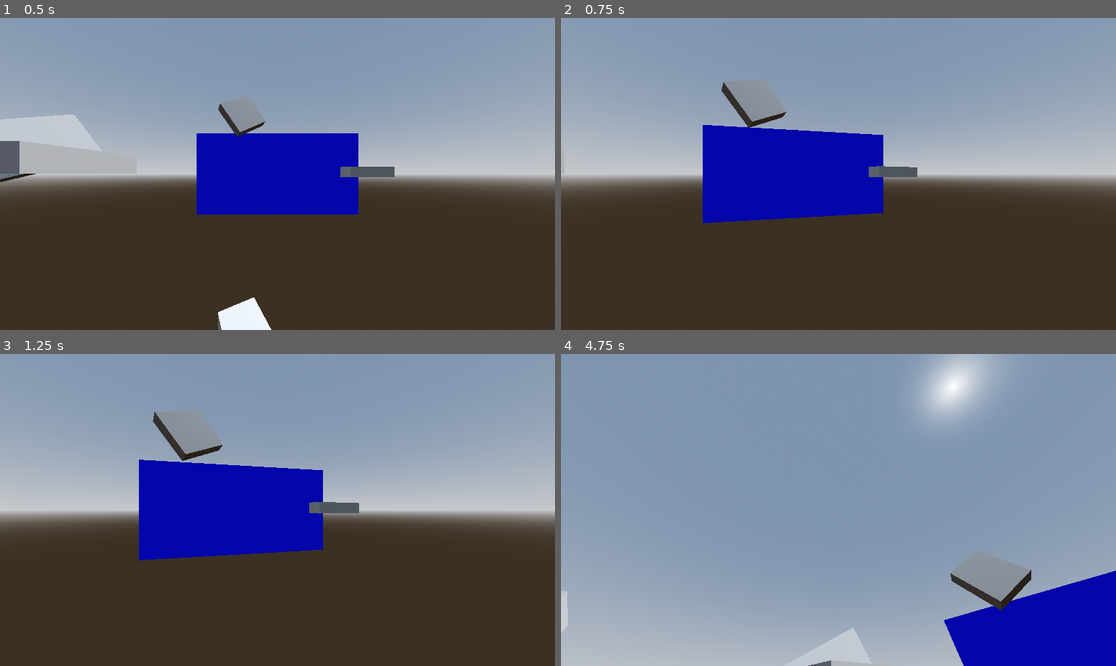
Above: before the commit, frames 1-4 (two rows, left to right).
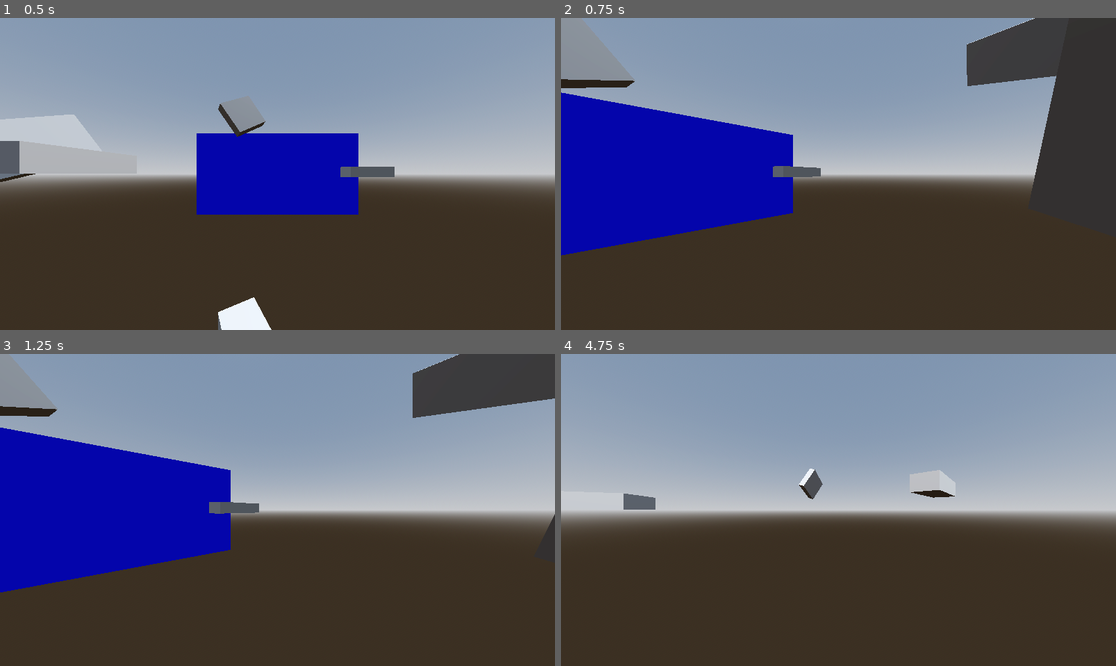
Above: after the commit, the same moments.

Repository: RyujinDraknir/GGJ-2024
Game: Godot game, scene res://scenes/main.tscn
Two runs of this game, one before a commit and one after it. Both use one fixed random seed, a clock stepped at 60 frames per second and the inputs below.
Inputs:
- Up to frame 1 (0.5 s): no input
- Up to frame 2 (0.75 s): tap Enter at 0.5 s; hold D (right) from 0.53 s (still down); tap E (zoom) at 0.6 s
- Up to frame 3 (1.25 s): keep holding D (right)
- Up to frame 4 (4.75 s): release D (right) at 1.28 s; hold S (down) 1.28-2.03 s; tap E (zoom) every 0.75 s from 1.35 to 4.35 s; hold D (right) 2.03-2.78 s; hold W (up) 2.78-3.53 s; hold A (left) from 3.53 s (still down)

Frame 1 is identical in both runs. In frame 2, 28% of the frame differs, in the area x 0-100%, y 0-77%; in frame 3, 23%; in frame 4, 70%, in the area x 0-100%, y 0-100%.

Commit message:
add begin crampte

Diff:
--- a/scripts/player.gd
+++ b/scripts/player.gd
@@ -20,6 +20,11 @@
 	if Input.is_action_just_pressed("zoom"):
 		zoom = !zoom
 
+	if Input.is_action_just_pressed("left"):
+		self.rotation.y += lerp(self.rotation.y,45.0,delta)
+	if Input.is_action_just_pressed("right"):
+		self.rotation.y += lerp(self.rotation.y,-45.0,delta)
+
 	var zoomSource
 	if zoom:
 		camera.position.z = lerp(camera.position.z,-2.0,delta*LERP_ZOOM_SPEED)
@@ -27,10 +32,10 @@
 		#camera.position.x = lerp(camera.position.x, input_dir.x*ZOOM_SENS_SPEED,delta*LERP_ZOOM_SENS_SPEED)
 	else:
 		camera.position.z = lerp(camera.position.z,pivot.position.z,delta*LERP_ZOOM_SPEED)
-		rotate_y(deg_to_rad(-input_dir.x*SENS_SPEED))
-		pivot.rotate_x(deg_to_rad(-input_dir.y*SENS_SPEED))
+		#rotate_y(deg_to_rad(-input_dir.x*SENS_SPEED))
+		#pivot.rotate_x(deg_to_rad(-input_dir.y*SENS_SPEED))
 
-	pivot.rotation.x = clamp(pivot.rotation.x,deg_to_rad(0),deg_to_rad(50))
+	#pivot.rotation.x = clamp(pivot.rotation.x,deg_to_rad(0),deg_to_rad(50))
 
 	if raycast.is_colliding():
 		if raycast.get_collider().is_in_group("scene"):
